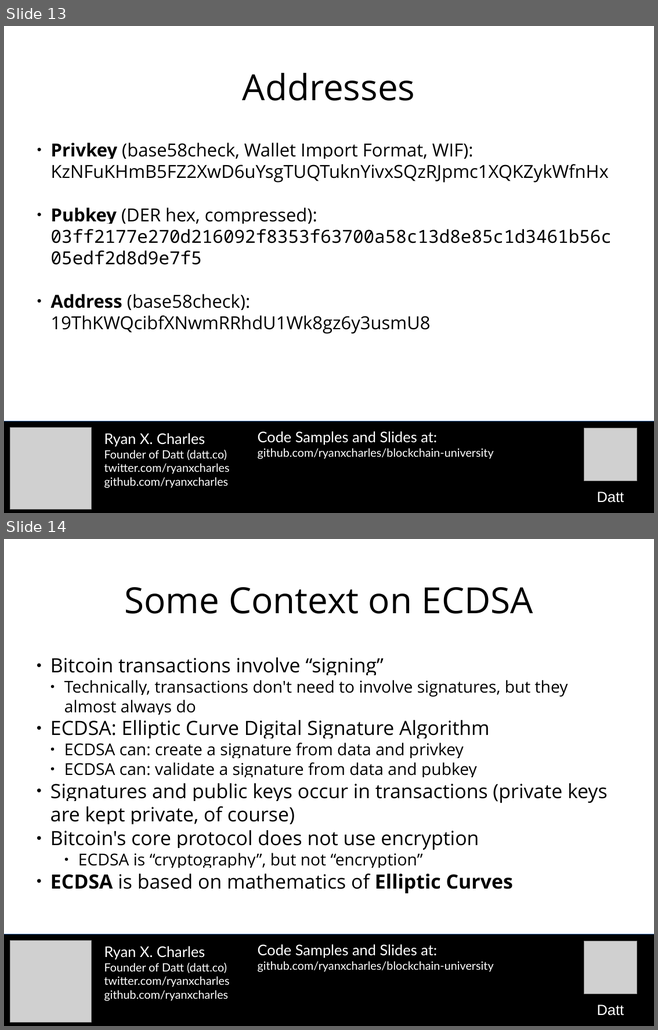
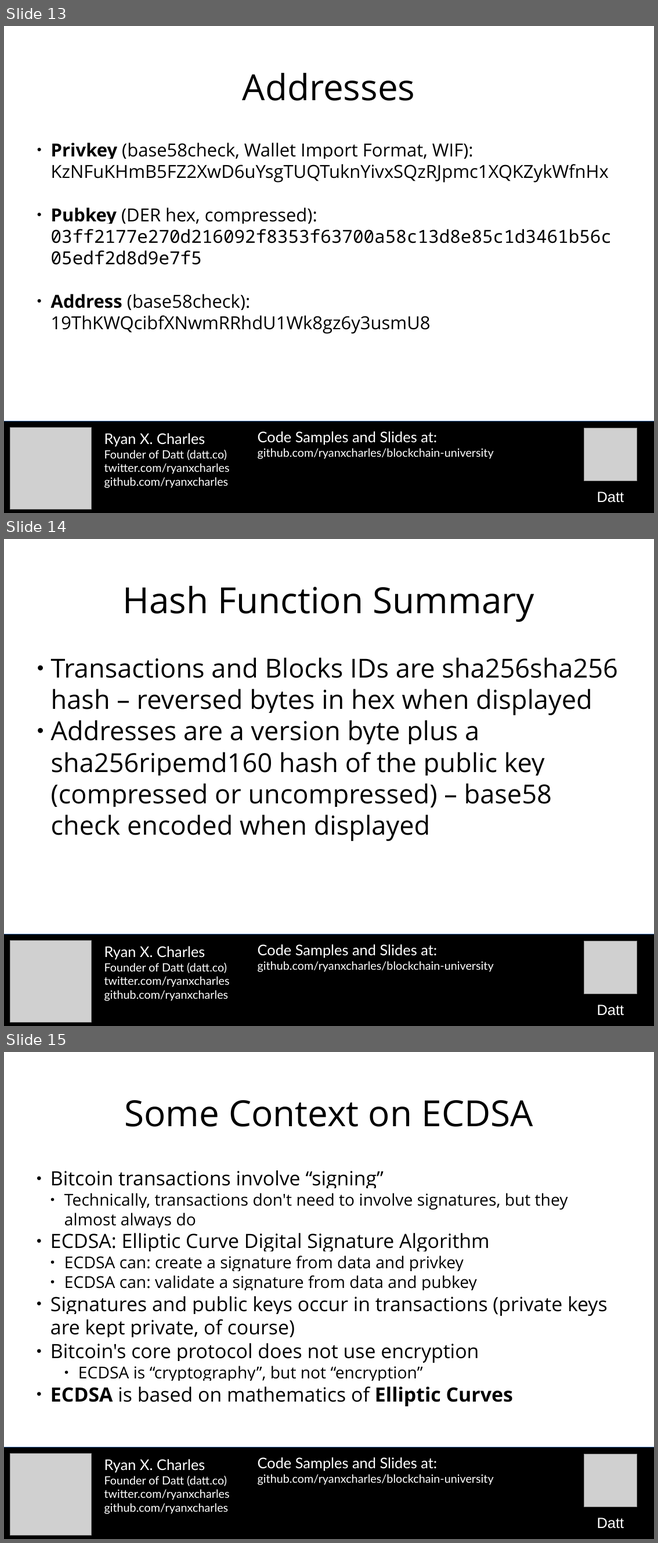
Before and after one commit to camelash/blockchain-university, a slide deck: slides/2015-10-26-bitcoin-cryptography.odp. Shown one above the other, each under a label of ours: slides 13 and 14 before the commit, slides 13, 14 and 15 after it. The pictures are 658x1030 and 658x1543 pixels, drawn with LibreOffice and Linux fonts; fonts in the diff are those of the drawing; grey boxes stand for pictures. Boxes give left, top, right and bottom in pixels: in the first picture for what was removed or moved away, otherwise in the second. Text is boxed around its words. In the diff, an @@ line names an element or a change of style, - is before the commit and + after.

```diff
--- a/slides/2015-10-26-bitcoin-cryptography.odp
+++ b/slides/2015-10-26-bitcoin-cryptography.odp
@@ slide 14 added at <box>4,539,654,1026</box>, background #FFFFFF @@
@@ title added at <box>123,585,534,622</box>, 44 pt, text #000000 @@
+Hash Function Summary
@@ text added at <box>51,657,617,841</box>, 32 pt, text #000000 @@
+● Transactions and Blocks IDs are sha256sha256 hash – reversed bytes in hex when displayed
+● Addresses are a version byte plus a sha256ripemd160 hash of the public key (compressed or uncompressed) – base58 check encoded when displayed
@@ rectangle added at <box>4,935,654,1026</box>, fill #000000, outline #3465A4 0 pt @@
@@ picture added at <box>10,940,92,1022</box> @@
@@ text added at <box>104,946,230,1001</box>, 14 pt, text #FFFFFF @@
+Ryan X. Charles
+Founder of Datt (datt.co)
+twitter.com/ryanxcharles
+github.com/ryanxcharles
@@ text added at <box>257,944,494,972</box>, 14 pt, text #FFFFFF @@
+Code Samples and Slides at:
+github.com/ryanxcharles/blockchain-university
@@ picture added at <box>584,941,637,994</box> @@
@@ text added at <box>597,1005,624,1016</box>, 18 pt, text #FFFFFF @@
+Datt
@@ what was slide 14 is now slide 15 @@
```
Also in this commit, not shown: 4 slides changed, 3 other files.
